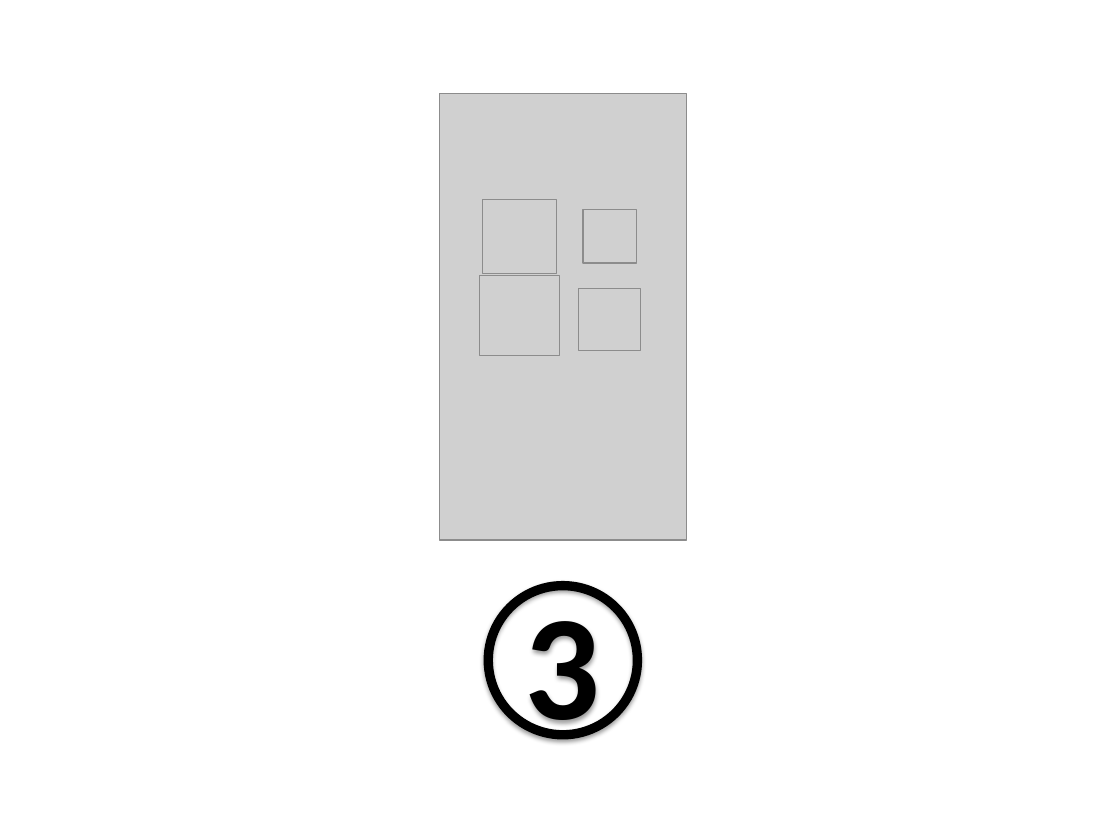
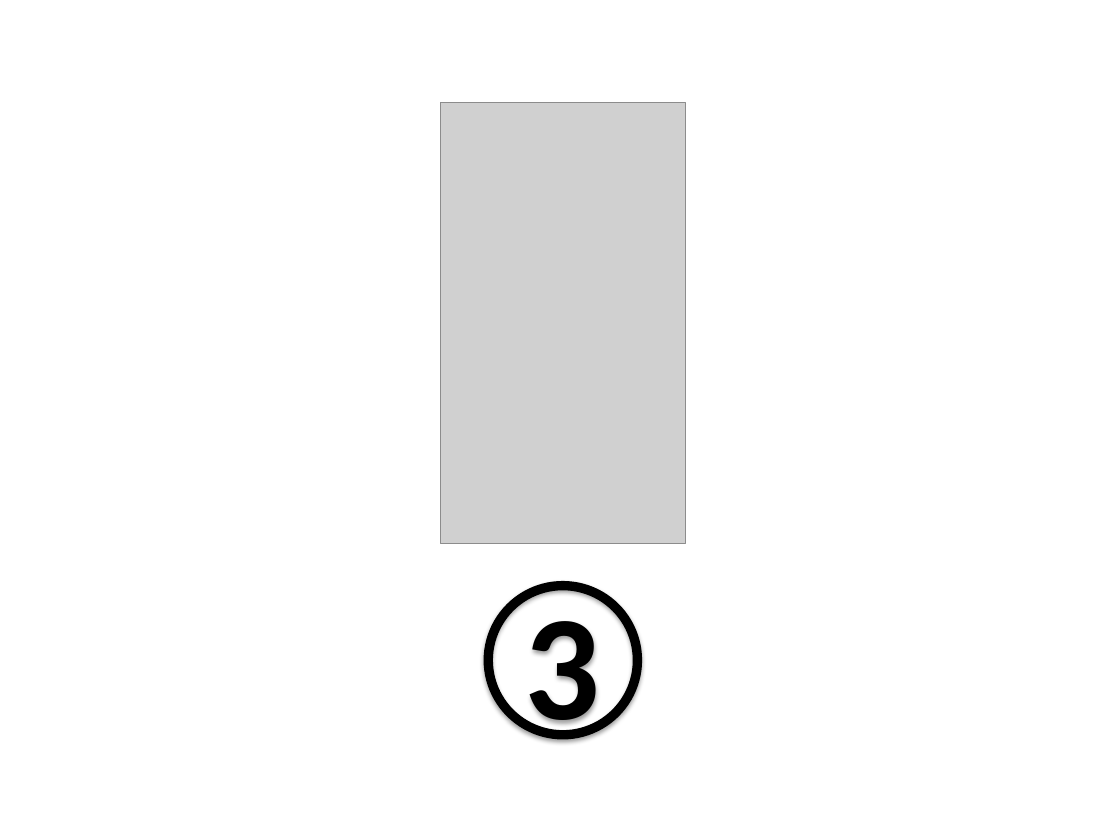
Before and after one commit to Anicky/FlashmUTT, a slide deck: slide 4 of Diagrammes/Scenarios - Schemas.pptx. Drawn at 1120x840 pixels with LibreOffice and Linux fonts; fonts in the diff are those of the drawing; grey boxes stand for pictures. Boxes give left, top, right and bottom in pixels: in the first picture for what was removed or moved away, otherwise in the second. Text is boxed around its words. In the diff, an @@ line names an element or a change of style, - is before the commit and + after.

```diff
--- a/Diagrammes/Scenarios - Schemas.pptx
+++ b/Diagrammes/Scenarios - Schemas.pptx
@@ picture resized from (x1=439, y1=94, x2=685, y2=541) to (x1=440, y1=103, x2=685, y2=544) @@
@@ picture removed at (x1=482, y1=199, x2=557, y2=274) @@
@@ picture removed at (x1=584, y1=209, x2=636, y2=262) @@
@@ picture removed at (x1=479, y1=276, x2=560, y2=356) @@
@@ picture removed at (x1=579, y1=289, x2=641, y2=351) @@
```
Also in this commit, not shown: 1 other slide changed, 4 slides added, 3 slides removed, 15 other files.
